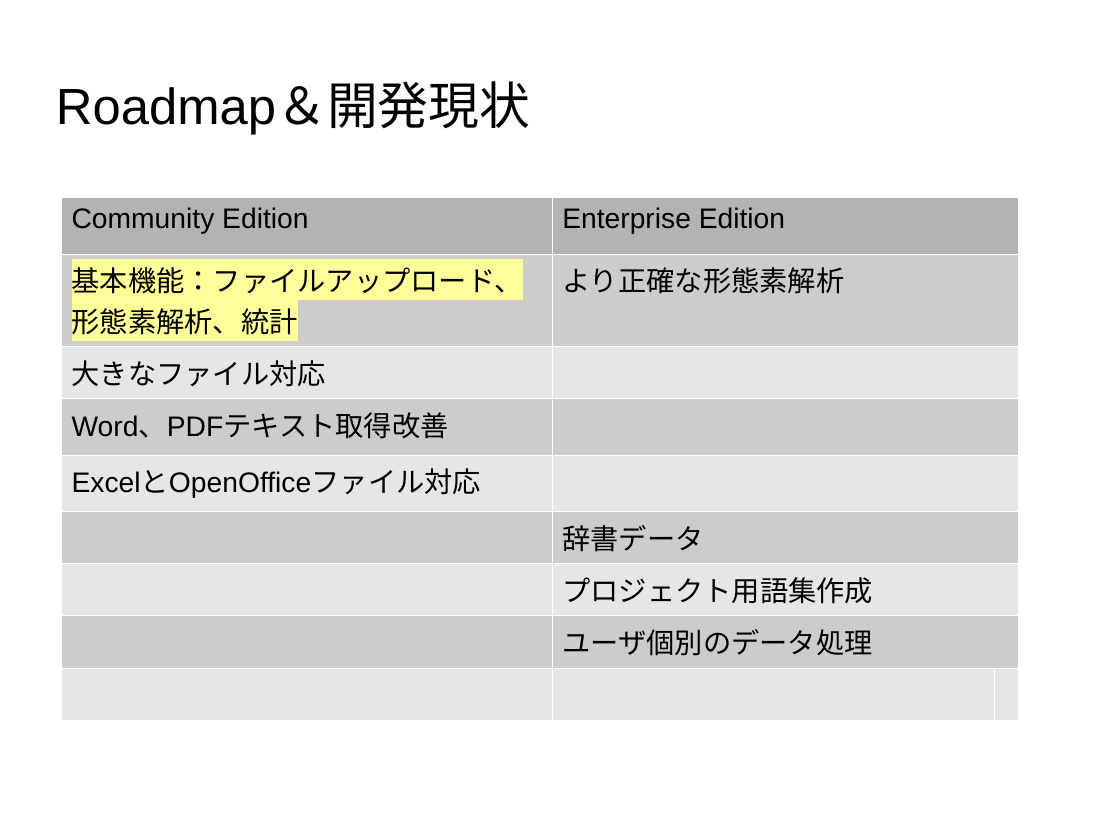
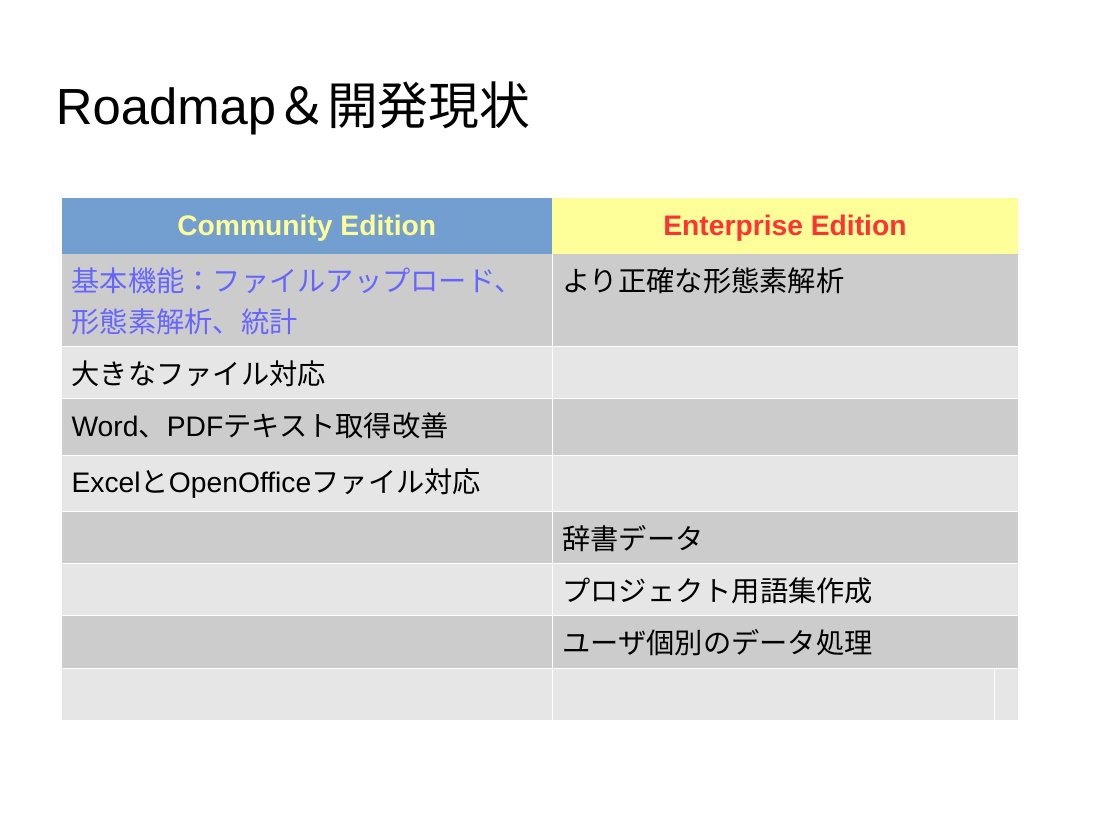
Before and after one commit to umbalaconmeogia/JapaneseForDeveloper, a slide deck: slide 6 of Documents/JWords8020の考え方/JWords8020の考え方.odp. Drawn at 1120x840 pixels with LibreOffice and Linux fonts; fonts in the diff are those of the drawing; background and template pictures are left out. Boxes give left, top, right and bottom in pixels: in the first picture for what was removed or moved away, otherwise in the second. Text is boxed around its words. In the diff, an @@ line names an element or a change of style, - is before the commit and + after.

```diff
--- a/Documents/JWords8020の考え方/JWords8020の考え方.odp
+++ b/Documents/JWords8020の考え方/JWords8020の考え方.odp
@@ table at box(62, 197, 1019, 720) @@
@@ fill #B3B3B3 to #729FCF in row 1, column 1 @@
@@ fill #B3B3B3 to #FFFF99 in row 1, column 2 @@
@@ text colour #000000 to #FFFF99 in "Community Edition" @@
@@ bold on in "Community Edition", "Enterprise Edition" @@
@@ text colour #000000 to #FF3333 in "Enterprise Edition" @@
@@ text colour #000000 to #6666FF, highlight #FFFF99 to none in "基本機能：ファイルアップロード、形態素解析、統計" @@
@@ alignment left to centre @@
@@ borders changed @@
```
Also in this commit, not shown: 2 other slides changed, 1 other file.
